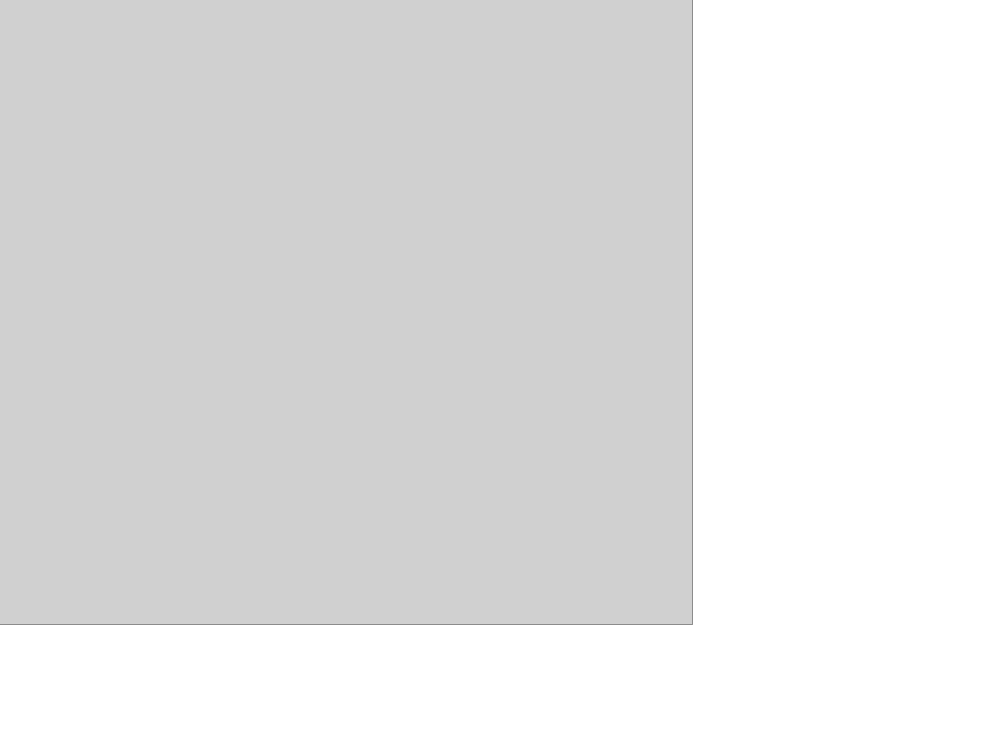
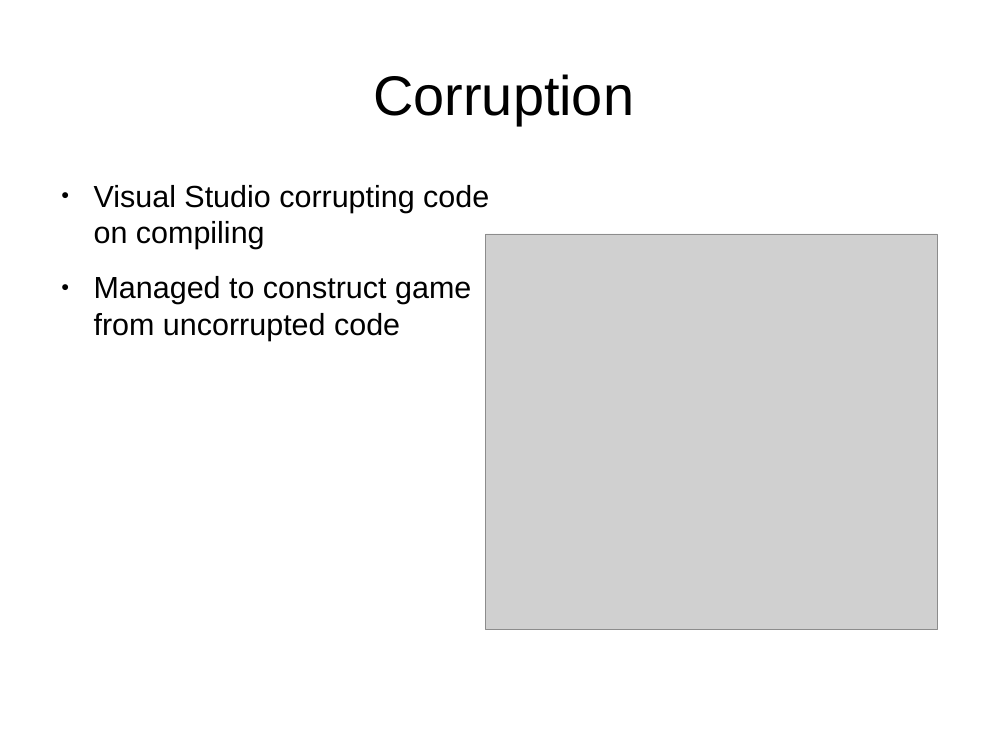
Before and after one commit to Shulishin/JMyers, a slide deck: slide 4 of Studio Project/Project Documentation/Studio Project Milestone Presentation Final.odp. Drawn at 1008x756 pixels with LibreOffice and Linux fonts; fonts in the diff are those of the drawing; grey boxes stand for pictures; background and template pictures are left out. Boxes give left, top, right and bottom in pixels: in the first picture for what was removed or moved away, otherwise in the second. Text is boxed around its words. In the diff, an @@ line names an element or a change of style, - is before the commit and + after.

```diff
--- a/Studio Project/Project Documentation/Studio Project Milestone Presentation Final.odp
+++ b/Studio Project/Project Documentation/Studio Project Milestone Presentation Final.odp
@@ title "Corruption" rewrapped from (50,30,958,156) to (373,74,634,125) @@
@@ text "Visual Studio corrupting code on ..." rewrapped from (50,177,493,676) to (94,185,489,341) @@
@@ picture: place and size @@
-picture at (0,0,693,625)
+picture at (486,234,937,630)
```
Also in this commit, not shown: 1 other slide changed, 2 other files.
